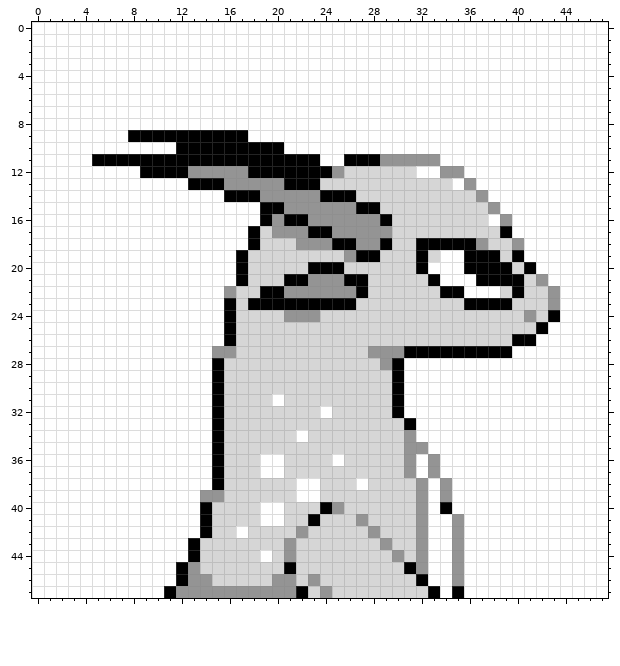
Pixel-art sprite, stored at gfx/pokemon/wizardon/back.png. The first picture shows the starting point.
The file is 48x48 pixels.
The same view after the edit:
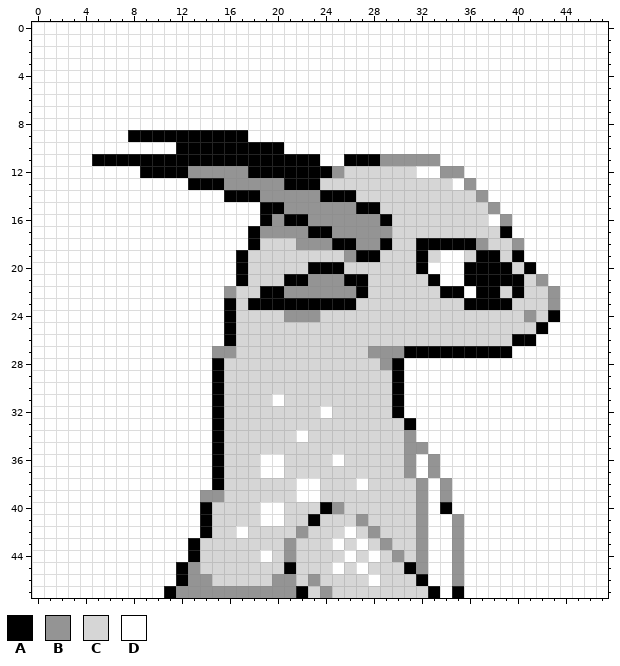
Palette (. is transparent): A #000000  B #949494  C #d6d6d6  D #ffffff
Diff:
y 17: x 19 C -> B
y 19: x 36 A -> C
y 21: x 36 D -> A
y 22: x 37..38 DD -> AA
y 42: x 26 C -> D
y 43: x 25 C -> D; x 27 C -> D
y 44: x 26 C -> D; x 28 C -> D
y 45: x 25 C -> D; x 27 C -> D
y 46: x 28 C -> D
Changed places in both pictures, as pixel boxes (x1, y1, x2, y2):
changed: (260, 226, 272, 238)
changed: (464, 250, 500, 298)
changed: (332, 526, 380, 586)
